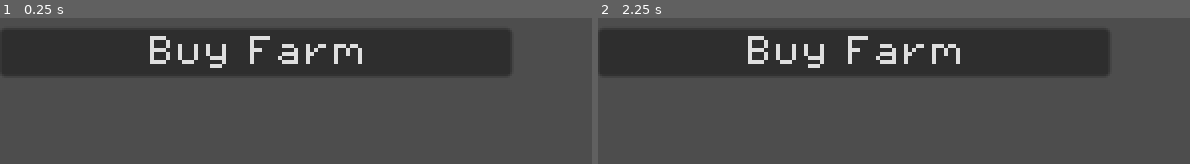
Above: before the commit, frames 1-2 (left to right).
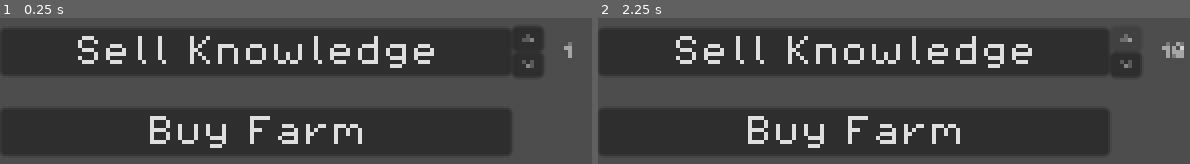
Above: after the commit, the same moments.

Repository: Cryatonic/mage-s-manor
Game: Godot game, scene res://scenes/market_screen.tscn
Same seed, same stepped clock (60 frames per second), same inputs: the game is played once before the commit and once after it. This scene is started directly instead of the project's main scene.
Inputs (mouse positions are in pixels of both pictures, inside the frame that each line leads up to):
- Up to frame 1 (0.25 s): no input
- Up to frame 2 (2.25 s): click "Buy Farm" at 0.5 s; click "Buy Farm" (after the commit: "Sell Knowledge") at 1.25 s; click (1124, 38) at 2 s, where only the run after the commit has a clickable "<"

The runs differ from the first frame. In frame 1, 31% of the frame differs, in the area x 0-97%, y 6-94%; in frame 2, 31%.

Commit message:
Market Work
Getting more market options working.

Diff:
--- a/scenes/market_screen.tscn
+++ b/scenes/market_screen.tscn
@@ -1,9 +1,25 @@
 [gd_scene format=3 uid="uid://wcgxmdkshlul"]
 
-[ext_resource type="PackedScene" uid="uid://bjh3q0y3x2e70" path="res://scenes/buy_farm.tscn" id="1_ap5to"]
+[ext_resource type="PackedScene" uid="uid://ch4leexs7ljcq" path="res://scenes/market_item.tscn" id="1_q8jq6"]
+[ext_resource type="Script" uid="uid://cqtjvfrwvxko" path="res://scripts/sell_knowledge.gd" id="2_pcpas"]
+[ext_resource type="Script" uid="uid://cc4w3prdxr42s" path="res://scripts/buy_farm.gd" id="2_rxrhn"]
 
 [node name="MarketScreen" type="Node2D" unique_id=1552489997]
 scale = Vector2(4, 4)
 
-[node name="BuyFarm" parent="." unique_id=1067912606 instance=ExtResource("1_ap5to")]
-position = Vector2(0, 8.25)
+[node name="SellKnowledge" parent="." unique_id=1067912606 instance=ExtResource("1_q8jq6")]
+position = Vector2(0, 8)
+script = ExtResource("2_pcpas")
+action_name = "Sell Knowledge"
+action_desc = "Sell your magic services for Gold."
+multi_buy = true
+cost_res = Array[String](["Knowledge"])
+cost_amt = Array[int]([1])
+
+[node name="BuyFarm" parent="." unique_id=360049705 instance=ExtResource("1_q8jq6")]
+position = Vector2(0, 48)
+script = ExtResource("2_rxrhn")
+action_name = "Buy Farm"
+action_desc = "Farm: Generates Food and Plant Products."
+cost_res = Array[String](["Gold"])
+cost_amt = Array[int]([25])
--- a/scripts/market_item.gd
+++ b/scripts/market_item.gd
@@ -43,12 +43,12 @@
 
 func deduct_costs() -> void:
 	for c in range(0, cost_res.size()):
-		ResourcesHolder.resources_held[cost_res[c]] -= cost_amt[c]
+		ResourcesHolder.resources_held[cost_res[c]] -= cost_amt[c] * curr_amt
 
 
 func _on_action_button_pressed() -> void:
 	for c in range(0, cost_res.size()):
-		if ResourcesHolder.resources_held[cost_res[c]] < cost_amt[c]:
+		if ResourcesHolder.resources_held[cost_res[c]] < cost_amt[c] * curr_amt:
 			print("Cannot buy.")
 			return
 
--- /dev/null
+++ b/scripts/sell_knowledge.gd
@@ -0,0 +1,9 @@
+extends MarketItem
+
+func do_action() -> void:
+	if curr_amt % 5 != 0:
+		print("Too small an amount to sell.")
+		return
+	ResourcesHolder.emit_signal("get_resources", "Gold", 0.2 * curr_amt)
+
+	deduct_costs()
Not shown, added: scripts/sell_knowledge.gd.uid
